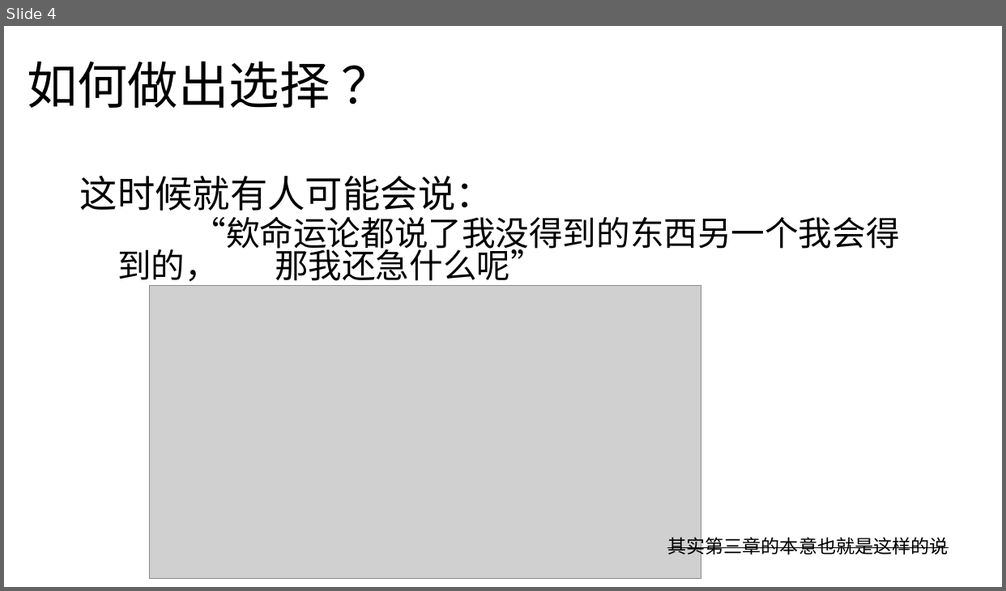
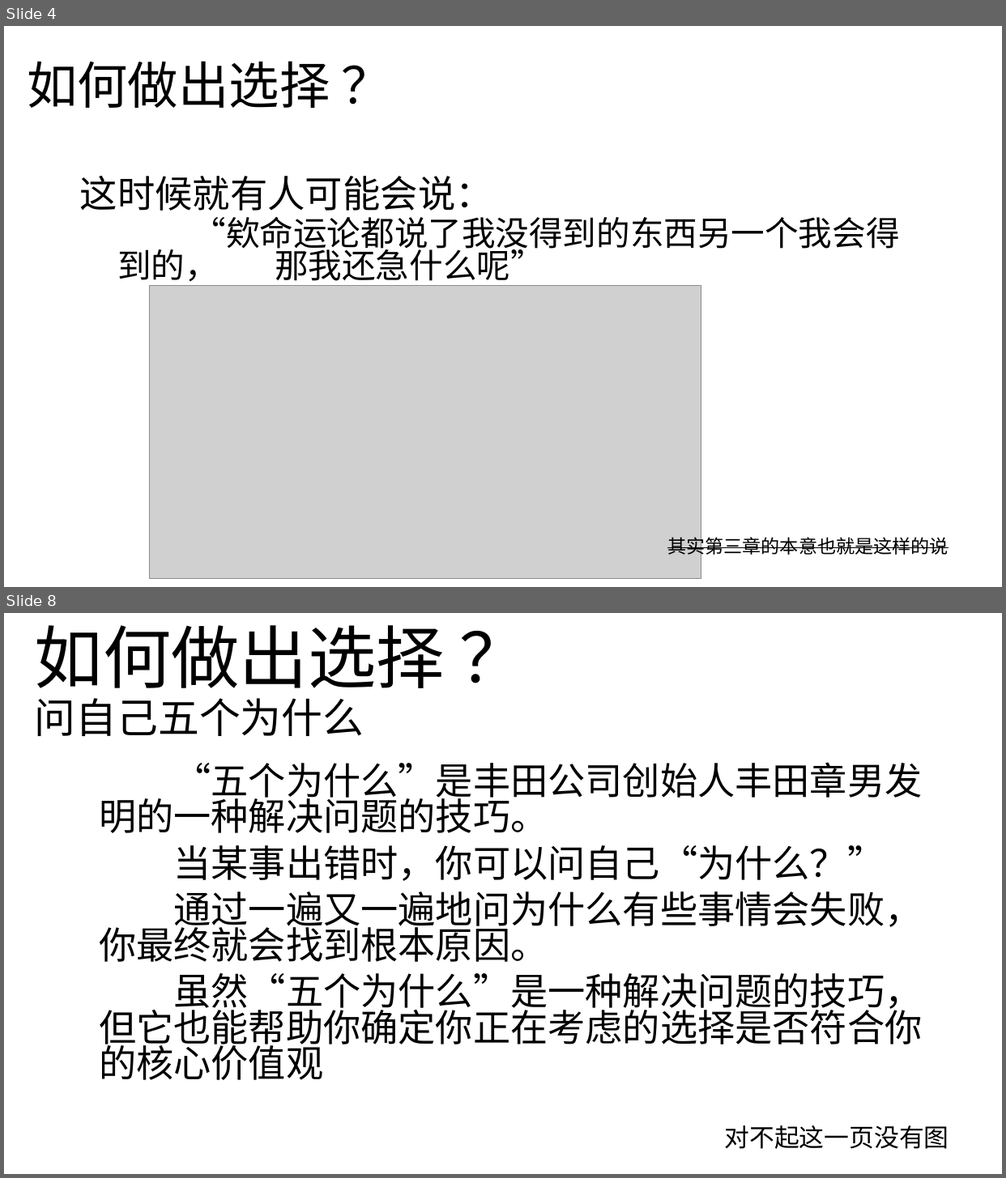
Before and after one commit to BambooDay/OI, a slide deck: 激情演讲.pptx. Shown one above the other, each under a label of ours: slide 4 before the commit, slides 4 and 8 after it; the slides between them are not shown. The pictures are 1006x591 and 1006x1178 pixels, drawn with LibreOffice and Linux fonts; fonts in the diff are those of the drawing; grey boxes stand for pictures. Boxes give left, top, right and bottom in pixels: in the first picture for what was removed or moved away, otherwise in the second. Text is boxed around its words. In the diff, an @@ line names an element or a change of style, - is before the commit and + after.

```diff
--- a/激情演讲.pptx
+++ b/激情演讲.pptx
@@ slide 8 added at (4, 613, 1002, 1174), background #FFFFFF @@
@@ title added at (35, 625, 445, 736), 39.6 pt, text #000000 @@
+如何做出选择 ？
+问自己五个为什么
@@ text added at (99, 762, 922, 1080), 36 pt, text #000000 @@
+“五个为什么”是丰田公司创始人丰田章男发明的一种解决问题的技巧。
+当某事出错时，你可以问自己“为什么？”
+通过一遍又一遍地问为什么有些事情会失败，你最终就会找到根本原因。
+虽然“五个为什么”是一种解决问题的技巧，但它也能帮助你确定你正在考虑的选择是否符合你的核心价值观
@@ text added at (725, 1126, 949, 1149), 24 pt, text #000000 @@
+对不起这一页没有图
```
Also in this commit, not shown: 2 slides changed, 4 other slides added.
